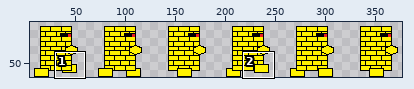
Sprite sheet, stored at Project1/Project1/Image/enemy/Golem.png. The picture above shows the old version from afar; the outline marks the close-up.
Close-up. Old version:
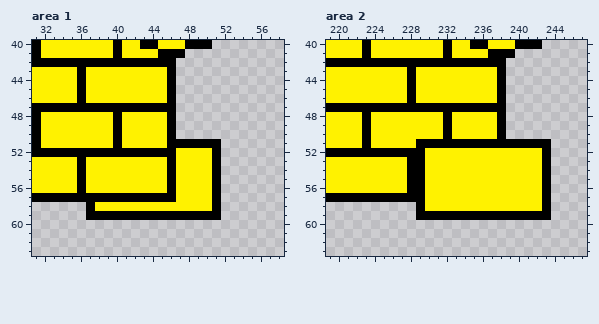
The file is 384x64 pixels. Shown: area 1: x 31..58, y 40..63; area 2: x 219..247, y 40..63. The old version is drawn lined up with the new one. The wide view leaves out empty margins.
And afterwards:
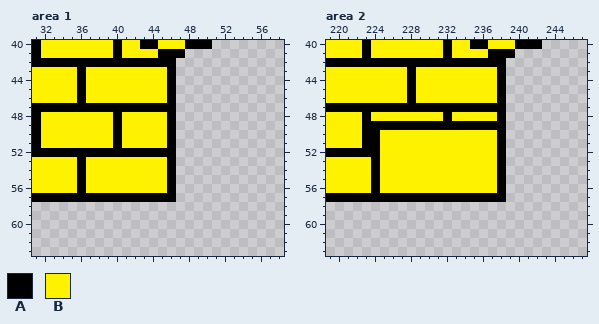
Palette (. is transparent): A #000000  B #fff200
Difference:
whole drawing moved by +0,+8 (the old picture is shown already moved)
--- area 1
@@ x 35..53 @@
 50 BBBBBABBBBBA.......
-51 BBBBBABBBBBAAAAAA..
-52 AAAAAAAAAAAABBBBA..
-53 BABBBBBBBBBABBBBA..
-54 BABBBBBBBBBABBBBA..
-55 BABBBBBBBBBABBBBA..
-56 BABBBBBBBBBABBBBA..
-57 AAAAAAAAAAAABBBBA..
-58 ..ABBBBBBBBBBBBBA..
-59 ..AAAAAAAAAAAAAAA..
+51 BBBBBABBBBBA.......
+52 AAAAAAAAAAAA.......
+53 BABBBBBBBBBA.......
+54 BABBBBBBBBBA.......
+55 BABBBBBBBBBA.......
+56 BABBBBBBBBBA.......
+57 AAAAAAAAAAAA.......
+58 ...................
+59 ...................
 60 ...................
--- area 2
@@ x 219..247 @@
 48 BBBBABBBBBBBBABBBBBA.........
-49 BBBBABBBBBBBBABBBBBA.........
-50 BBBBABBBBBBBBABBBBBA.........
-51 BBBBABBBBBAAAAAAAAAAAAAAA....
-52 AAAAAAAAAAABBBBBBBBBBBBBA....
-53 BBBBBBBBBAABBBBBBBBBBBBBA....
-54 BBBBBBBBBAABBBBBBBBBBBBBA....
-55 BBBBBBBBBAABBBBBBBBBBBBBA....
-56 BBBBBBBBBAABBBBBBBBBBBBBA....
-57 AAAAAAAAAAABBBBBBBBBBBBBA....
-58 ..........ABBBBBBBBBBBBBA....
-59 ..........AAAAAAAAAAAAAAA....
+49 BBBBAAAAAAAAAAAAAAAA.........
+50 BBBBAABBBBBBBBBBBBBA.........
+51 BBBBAABBBBBBBBBBBBBA.........
+52 AAAAAABBBBBBBBBBBBBA.........
+53 BBBBBABBBBBBBBBBBBBA.........
+54 BBBBBABBBBBBBBBBBBBA.........
+55 BBBBBABBBBBBBBBBBBBA.........
+56 BBBBBABBBBBBBBBBBBBA.........
+57 AAAAAAAAAAAAAAAAAAAA.........
+58 .............................
+59 .............................
 60 .............................
